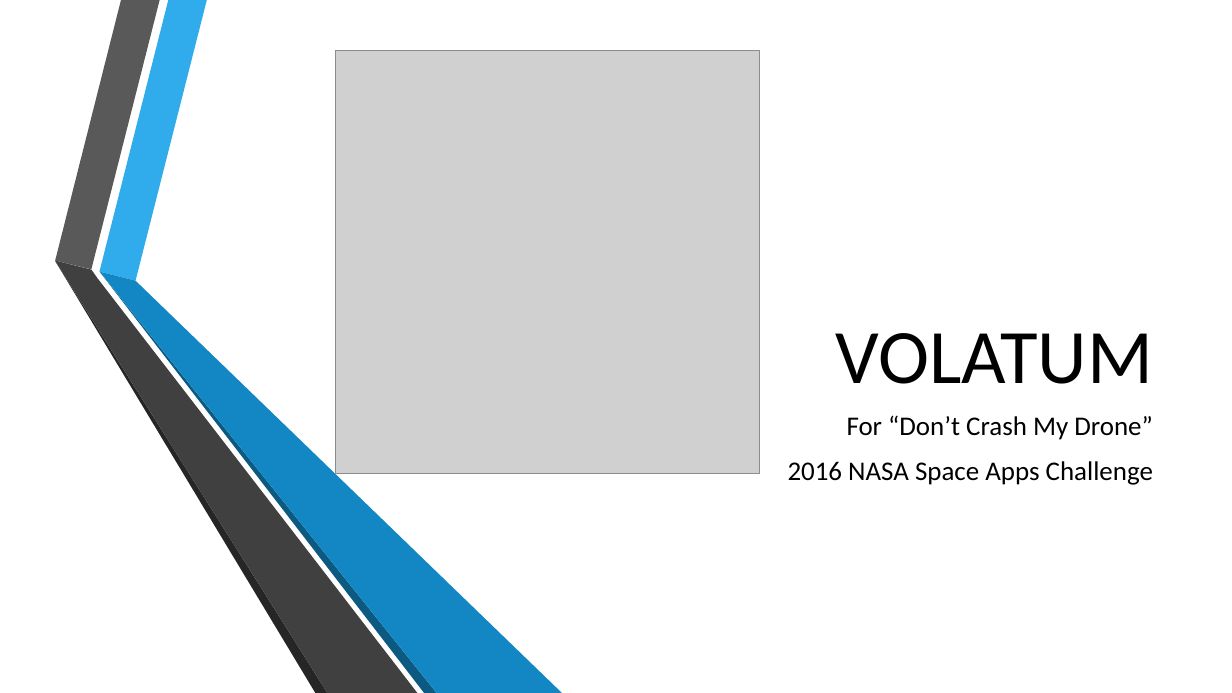
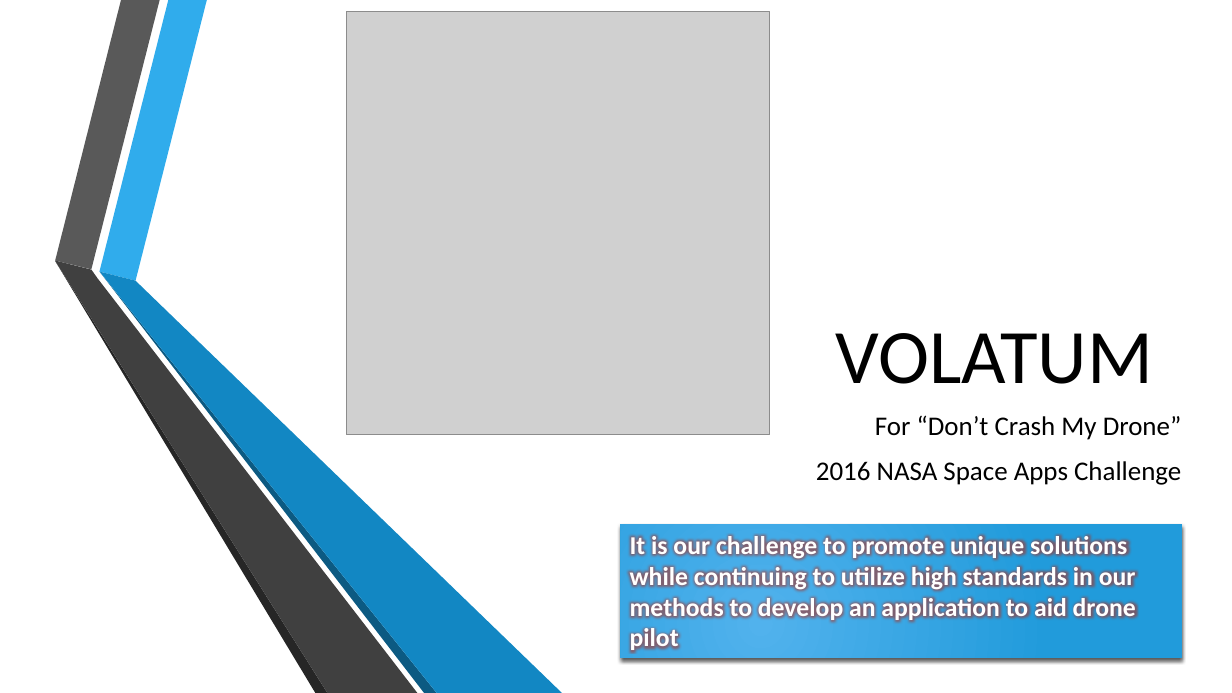
Before and after one commit to danburkhol/volatum, a slide deck: slide 1 of VOLATUM.pptx. Drawn at 1232x693 pixels with LibreOffice and Linux fonts; fonts in the diff are those of the drawing; grey boxes stand for pictures; background and template pictures are left out. Boxes give left, top, right and bottom in pixels: in the first picture for what was removed or moved away, otherwise in the second. Text is boxed around its words. In the diff, an @@ line names an element or a change of style, - is before the commit and + after.

```diff
--- a/VOLATUM.pptx
+++ b/VOLATUM.pptx
@@ picture: place and size @@
-picture at (335, 51, 759, 474)
+picture at (347, 11, 770, 434)
@@ subtitle "For “Don’t Crash My Drone”": place and size @@
-subtitle "For “Don’t Crash My Drone”" at (788, 415, 1153, 485)
+subtitle "For “Don’t Crash My Drone”" at (816, 415, 1182, 485)
@@ rectangle added at (621, 524, 1183, 658), fill gradient #51B3ED to #219CDB, 20 pt, text #FFFFFF, bold @@
+It is our challenge to promote unique solutions while continuing to utilize high standards in our methods to develop an application to aid drone pilot
```
Also in this commit, not shown: 4 other slides changed.
